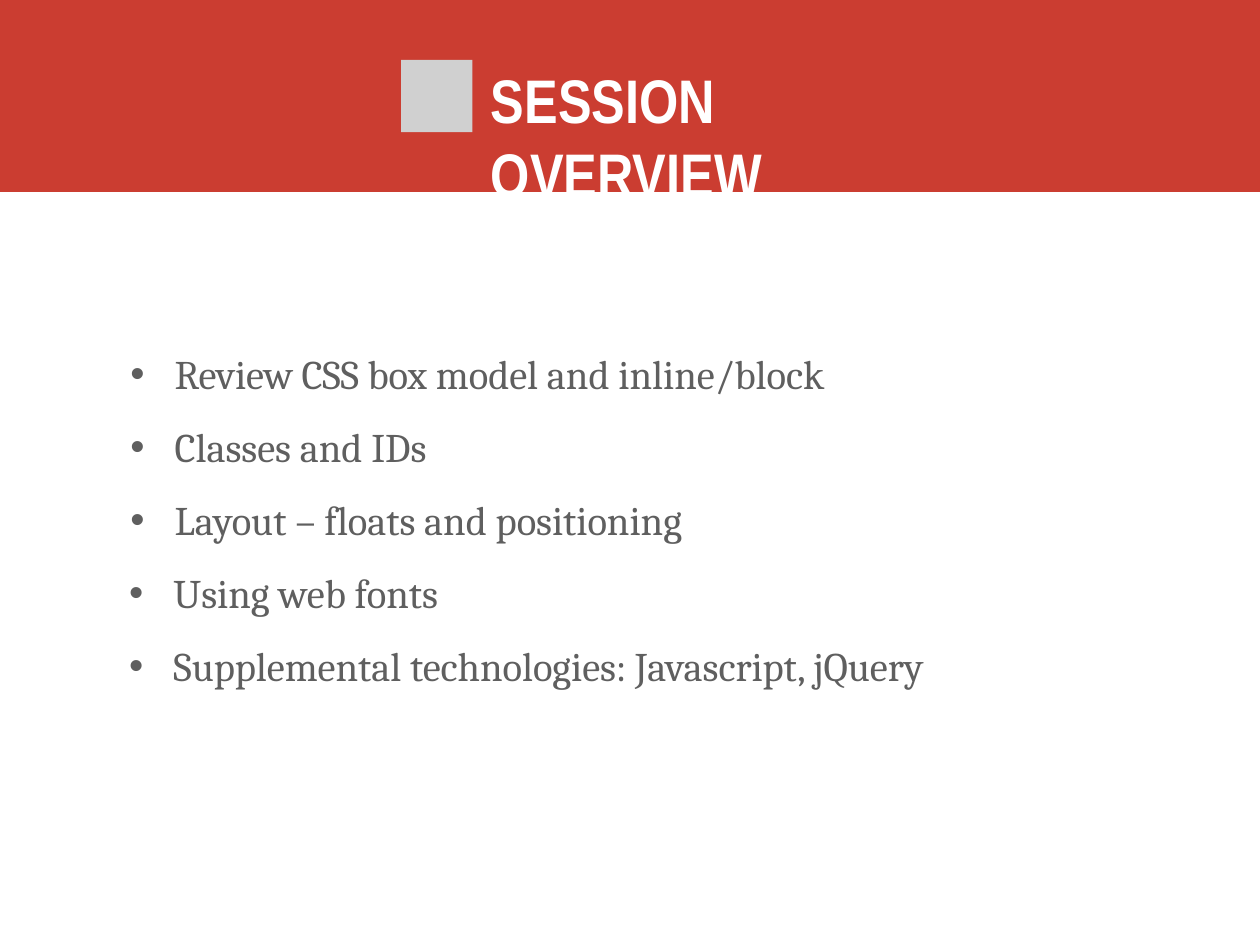
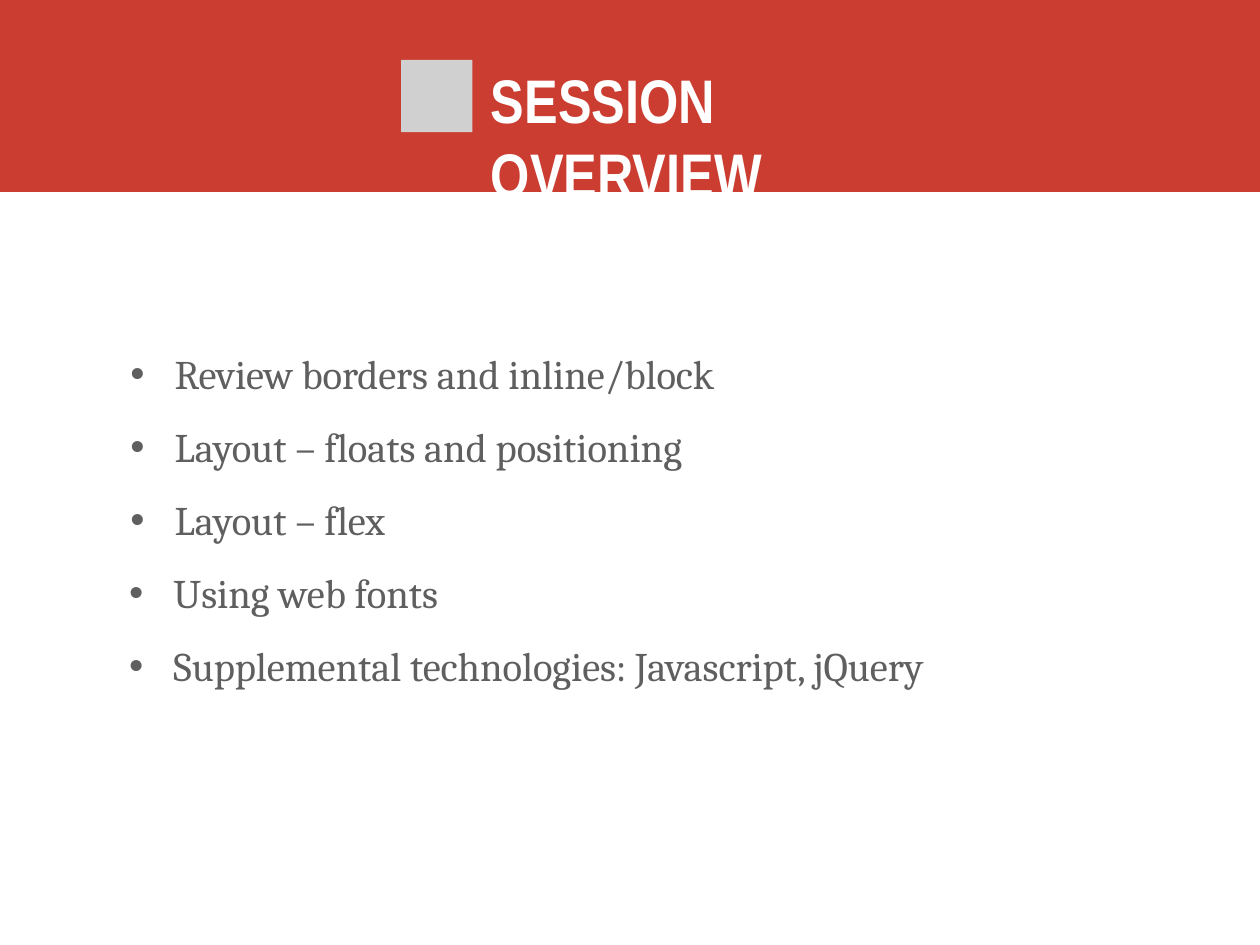
Before and after one commit to kweeket/kweeket.github.io, a slide deck: slide 2 of slides/week-4.pptx. Drawn at 1260x945 pixels with LibreOffice and Linux fonts; fonts in the diff are those of the drawing; grey boxes stand for pictures. Boxes give left, top, right and bottom in pixels: in the first picture for what was removed or moved away, otherwise in the second. Text is boxed around its words. In the diff, an @@ line names an element or a change of style, - is before the commit and + after.

```diff
--- a/slides/week-4.pptx
+++ b/slides/week-4.pptx
@@ text at [175, 361, 714, 394]: text changed @@
-• Review CSS box model and inline/block
-• Classes and IDs
+• Review borders and inline/block
@@ text at [175, 506, 385, 544]: paragraph added @@
+• Layout – flex
```
Also in this commit, not shown: 5 other slides changed, 5 slides added, 2 slides removed, 4 other files.
